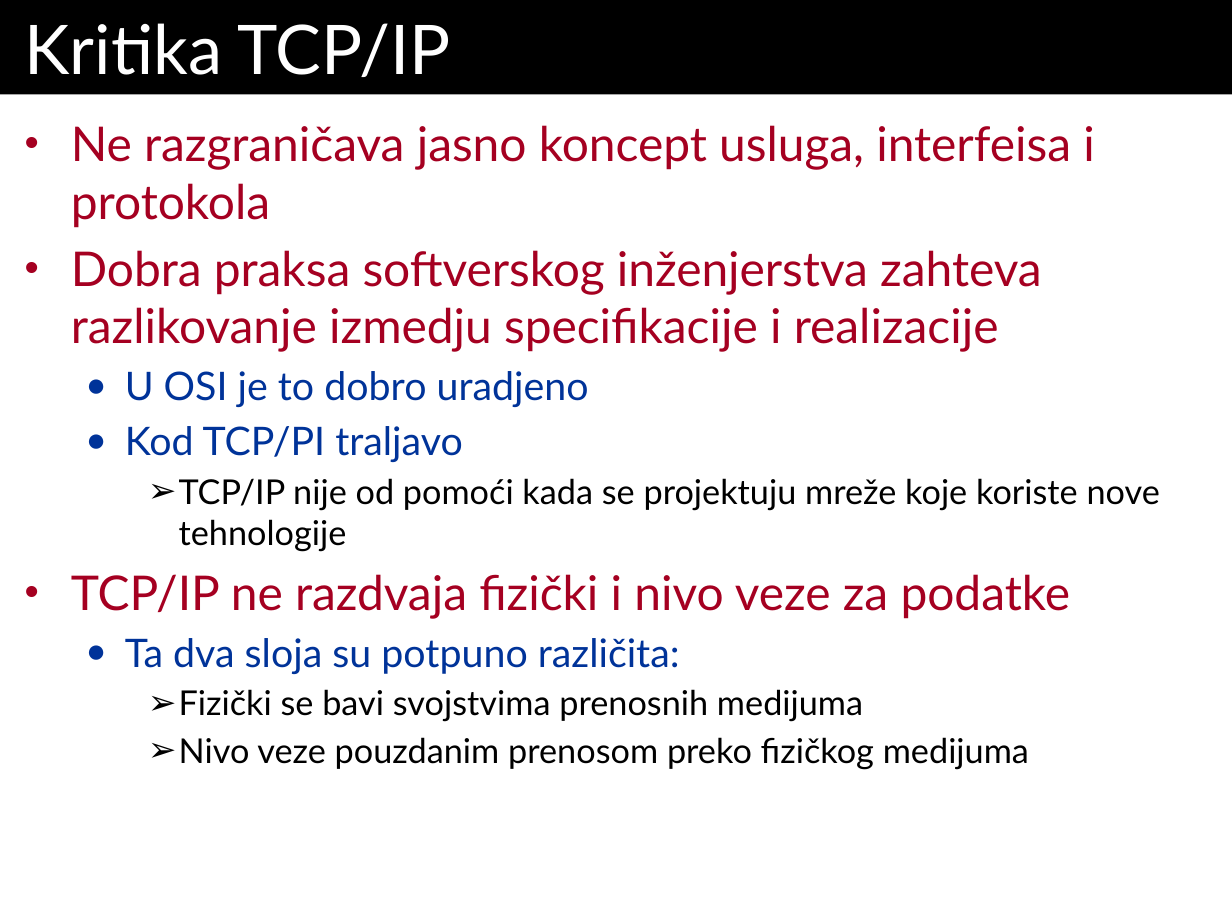
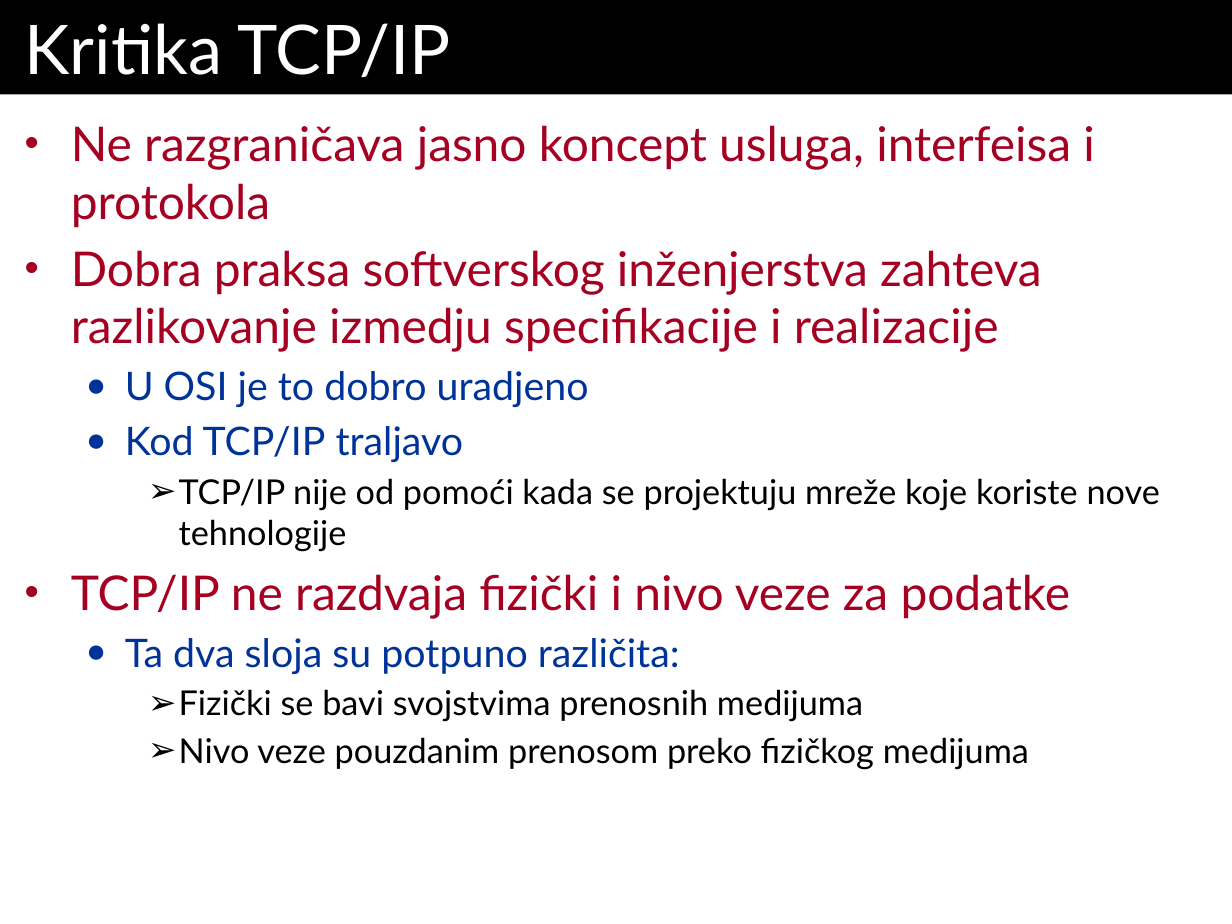
Before and after one commit to Dw1GHTY/TransferRepo, a slide deck: slide 47 of RM/Predavanja/P1_RM-uvod_[1]-2022.pptx. Drawn at 1232x924 pixels with LibreOffice and Linux fonts; fonts in the diff are those of the drawing. Boxes give left, top, right and bottom in pixels: in the first picture for what was removed or moved away, otherwise in the second. Text is boxed around its words. In the diff, an @@ line names an element or a change of style, - is before the commit and + after.

```diff
--- a/RM/Predavanja/P1_RM-uvod_[1]-2022.pptx
+++ b/RM/Predavanja/P1_RM-uvod_[1]-2022.pptx
@@ text at box(125, 426, 464, 462): text changed @@
-  ● Kod TCP/PI traljavo
+  ● Kod TCP/IP traljavo
```
Also in this commit, not shown: 1 other file.
